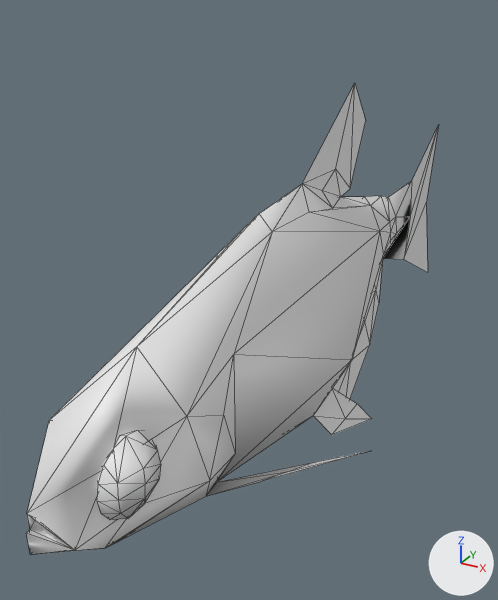
What one commit did to the glTF model apps/web/public/assets/fish/neon-tetra/lod2.glb.
One viewpoint serves both versions: a 50 mm camera at (0.0149, -0.0281, 0.0165) aimed at (-0.0042, 0.0067, -0.0009). Every picture has the same lights, and +X, +Y and +Z are marked at lower right. The older version comes first. Mesh edges are drawn as thin lines. Vertices at exactly the same position are counted once.

In view in the first picture: 'neon-tetra'.
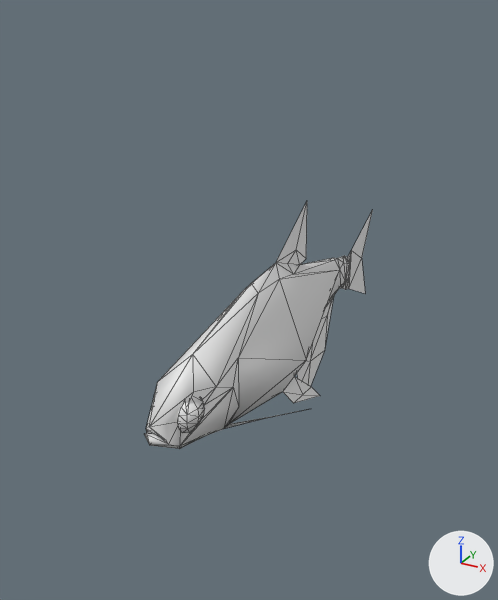
Edits to the bpy script that builds the scene:
```text
Change me_neon_tetra:
    used by ob_neon_tetra; location = (0.0, 0.0, 0.0)
    remove me_neon_tetra.from_pydata(...)  # 186 vertices, 340 faces; spans x -0.0066..0.0066, y -0.0161..0.0348, z -0.0123..0.0119
    add me_neon_tetra.from_pydata(...)  # 187 vertices, 341 faces; spans x -0.0035..0.0035, y -0.0095..0.0169, z -0.0067..0.0063
    me_neon_tetra part 1: the loose piece of 37 vertices spanning x 0.0005..0.0022, y -0.014..-0.0107, z -0.0009..0.0024 is scaled about its middle by 0.537, then moved by (-0.0006, 0.005, -0.0004)
    me_neon_tetra part 2: a new loose piece of 108 vertices spanning x -0.0035..0.0035, y -0.0095..0.0169, z -0.0067..0.0063, in mat_paracheirodon_innesi (its picture is missing)
    me_neon_tetra part 3
    107 vertices are removed from x -0.0066..0.0066, y -0.0161..0.0348, z -0.0123..0.0119
    190 faces are deleted
    other edits to the shape of me_neon_tetra do not show in these pictures
```

Boxes [x1, y1, x2, y2] around the edits, measured in the pictures (498 x 600 px; the box of a moved part takes in the faces that stretch with it):
'neon-tetra', reshaped (45% narrower, 47% shorter)
    before: [26, 84, 439, 554]
    after: [145, 202, 373, 449]
part 1 of me_neon_tetra, moved or reshaped
    before: [97, 430, 161, 520]
    after: [178, 399, 205, 433]
part 2 of me_neon_tetra, added
    after: [145, 202, 373, 449]
part 3 of me_neon_tetra, deleted
    before: [26, 84, 439, 554]
